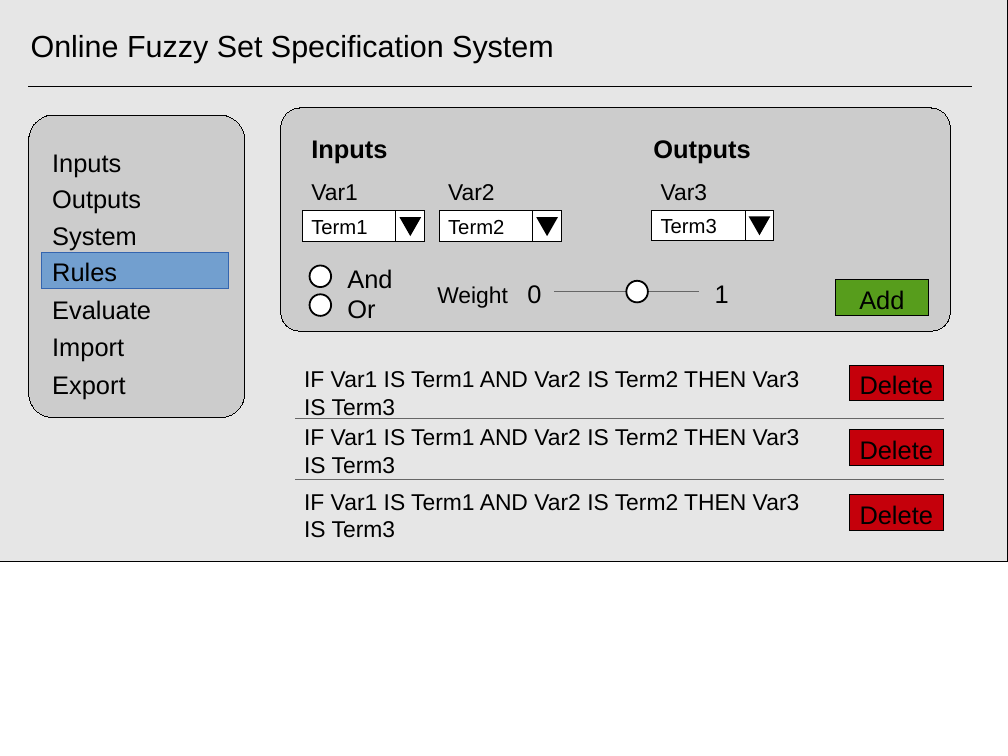
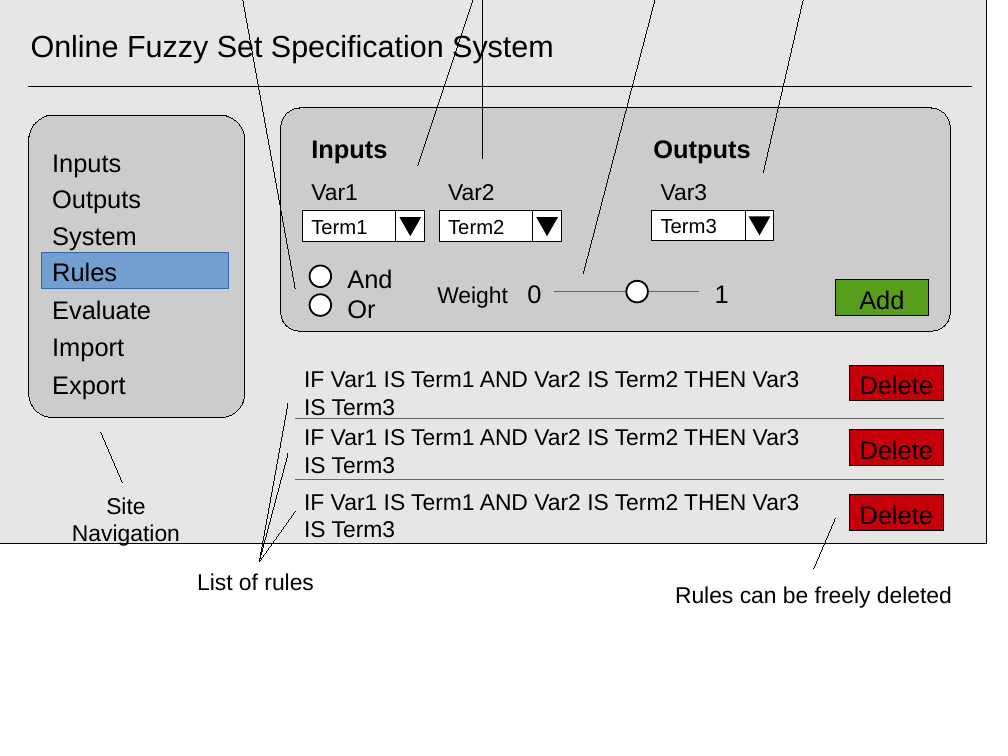
Before and after one commit to nargarawr/ids-github, a slide deck: slide 2 of Documentation/images/designs.odp. Drawn at 1008x756 pixels with LibreOffice and Linux fonts; fonts in the diff are those of the drawing. Boxes give left, top, right and bottom in pixels: in the first picture for what was removed or moved away, otherwise in the second. Text is boxed around its words. In the diff, an @@ line names an element or a change of style, - is before the commit and + after.

```diff
--- a/Documentation/images/designs.odp
+++ b/Documentation/images/designs.odp
@@ rectangle: place and size @@
-rectangle at <box>0,0,1008,562</box>
+rectangle at <box>0,0,987,543</box>
@@ rectangle added at <box>0,0,1008,756</box>, fill #FFFFFF, outline #3465AF 0 pt @@
@@ line added from (295, 288) to (238, 0), #000000 0 pt @@
@@ line added from (418, 166) to (483, 0), #000000 0 pt @@
@@ line added from (483, 158) to (483, 0), #000000 0 pt @@
@@ line added from (584, 273) to (662, 0), #000000 0 pt @@
@@ line added from (764, 173) to (807, 0), #000000 0 pt @@
@@ line added from (288, 403) to (259, 562), #000000 0 pt @@
@@ line added from (101, 432) to (123, 483), #000000 0 pt @@
@@ line added from (288, 454) to (259, 562), #000000 0 pt @@
@@ text added at <box>72,497,180,546</box>, 18 pt, text #000000 @@
+Site Navigation
@@ line added from (295, 511) to (259, 562), #000000 0 pt @@
@@ line added from (835, 519) to (814, 569), #000000 0 pt @@
@@ text added at <box>197,573,314,591</box>, 18 pt, text #000000 @@
+List of rules
@@ text added at <box>675,586,952,608</box>, 18 pt, text #000000 @@
+Rules can be freely deleted
```
Also in this commit, not shown: 3 other slides changed, 2 slides added, 1 slide removed, 14 other files.
